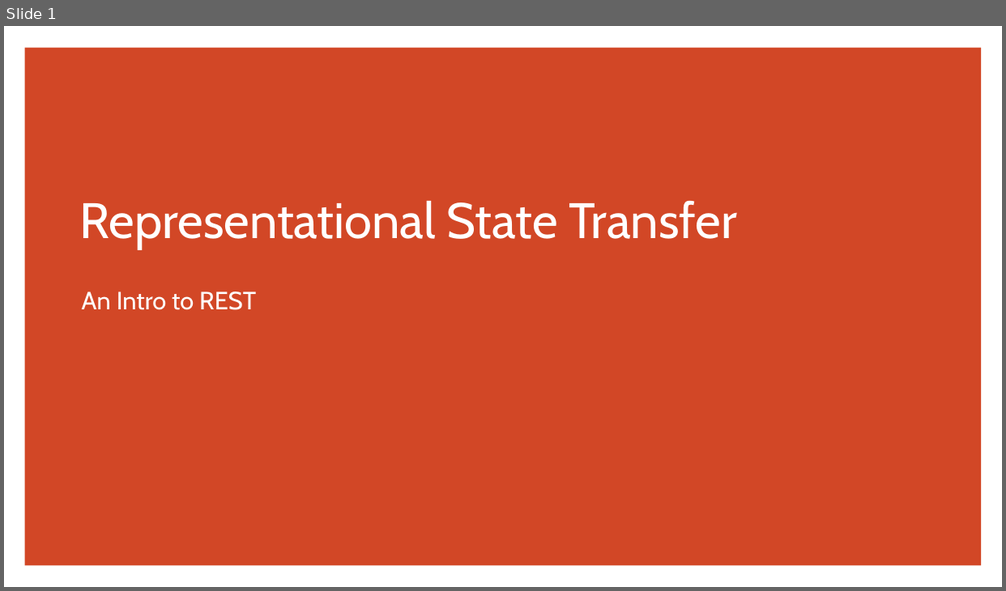
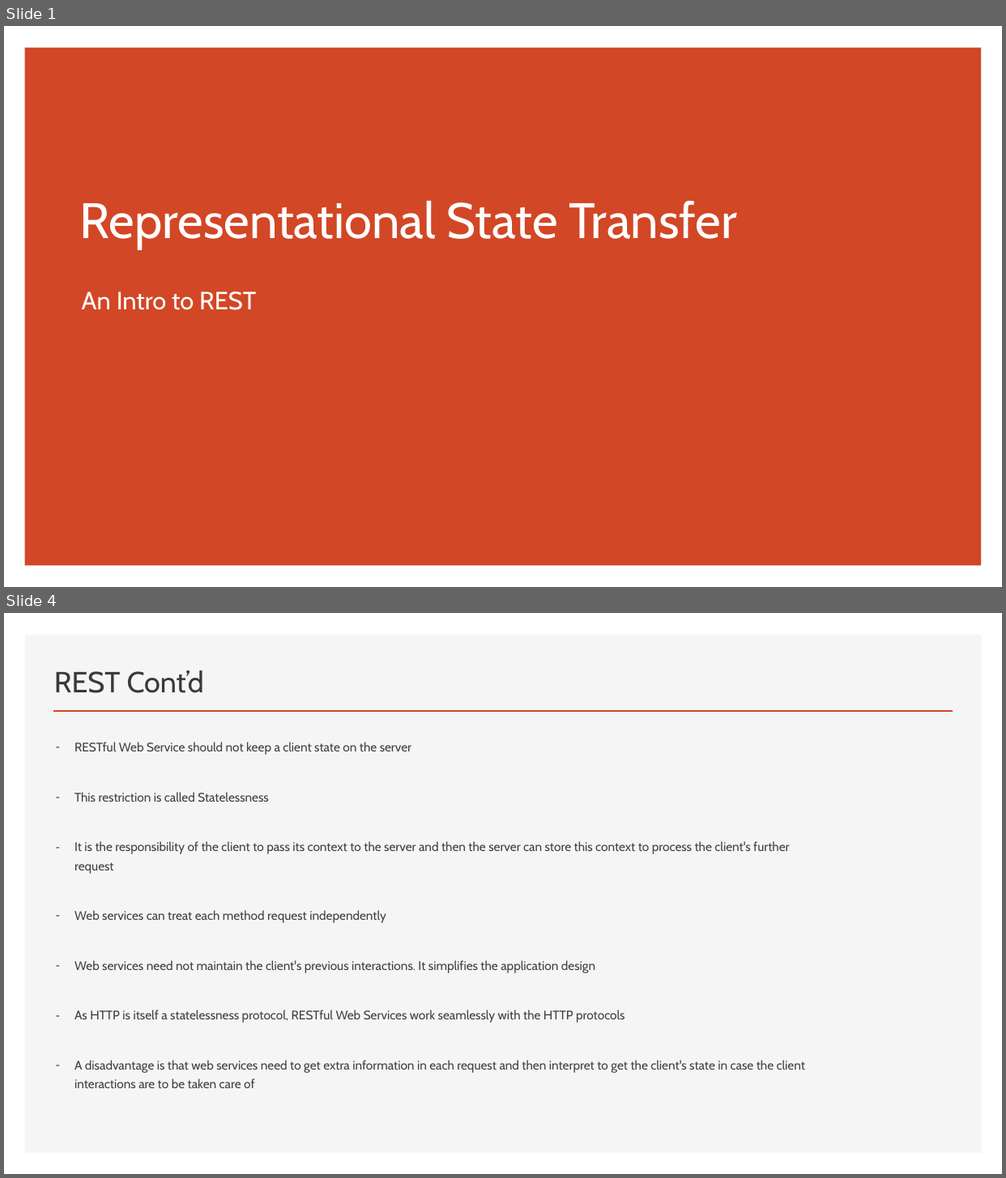
Before and after one commit to erniephillips/erniephillips.github.io, a slide deck: restful-api-presentations/phillips-presentation-week-1.pptx. Shown one above the other, each under a label of ours: slide 1 before the commit, slides 1 and 4 after it; the slides between them are not shown. The pictures are 1006x591 and 1006x1178 pixels, drawn with LibreOffice and Linux fonts; fonts in the diff are those of the drawing. Boxes give left, top, right and bottom in pixels: in the first picture for what was removed or moved away, otherwise in the second. Text is boxed around its words. In the diff, an @@ line names an element or a change of style, - is before the commit and + after.

```diff
--- a/restful-api-presentations/phillips-presentation-week-1.pptx
+++ b/restful-api-presentations/phillips-presentation-week-1.pptx
@@ slide 4 added at [4,613,1002,1174], background #FFFFFF @@
@@ rectangle added at [25,635,982,1153], fill #F5F5F5 @@
@@ title added at [54,671,204,693], 28 pt, text #3B3838 @@
+REST Cont’d
@@ line added from (53, 711) to (953, 711), #D24726 2 pt @@
@@ text added at [74,742,805,1088], 12 pt, text #404040 @@
+– RESTful Web Service should not keep a client state on the server
+– This restriction is called Statelessness
+– It is the responsibility of the client to pass its context to the server and then the server can store this context to process the client's further request
+– Web services can treat each method request independently
+– Web services need not maintain the client's previous interactions. It simplifies the application design
+– As HTTP is itself a statelessness protocol, RESTful Web Services work seamlessly with the HTTP protocols
+– A disadvantage is that web services need to get extra information in each request and then interpret to get the client's state in case the client interactions are to be taken care of
```
Also in this commit, not shown: 3 slides changed, 5 other slides added.
